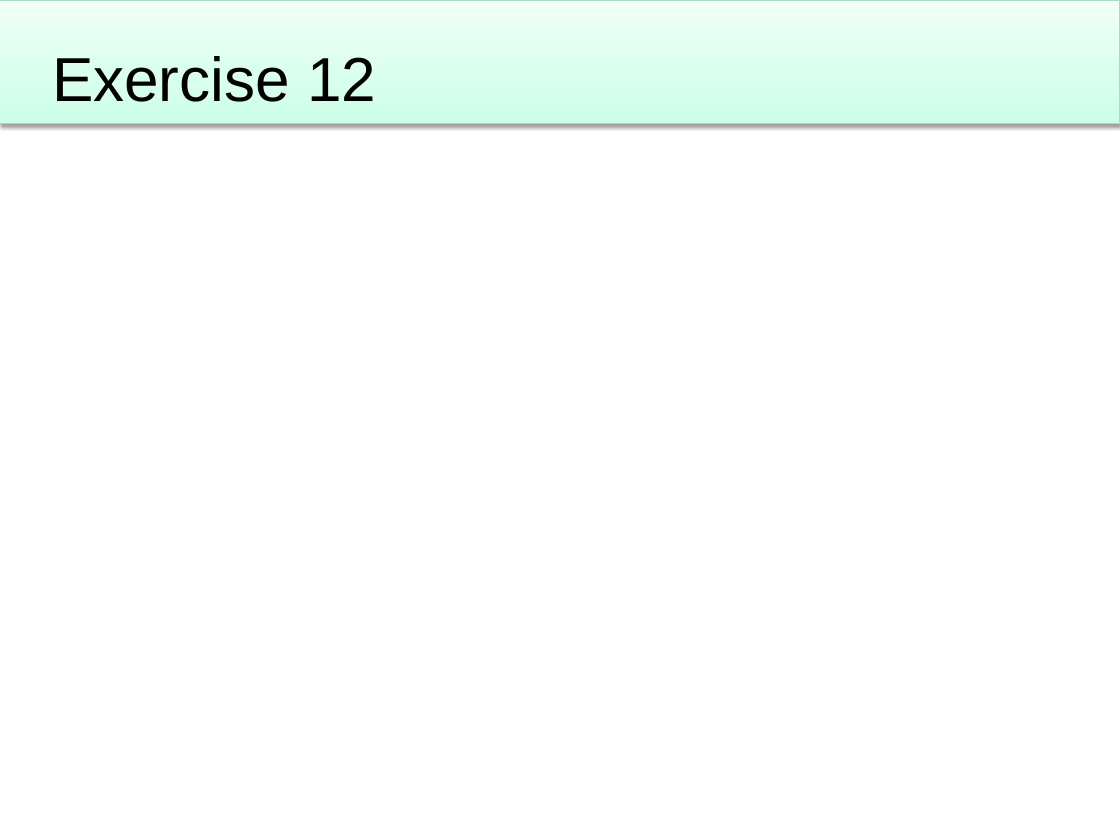
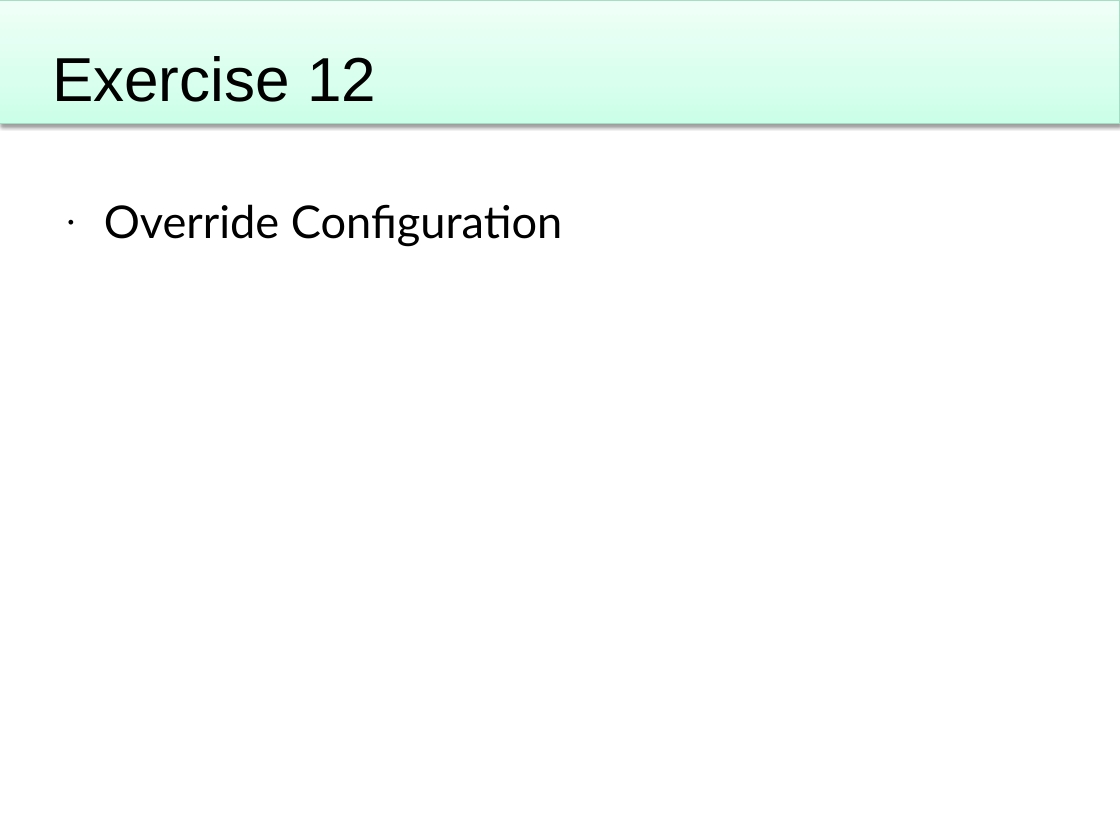
Before and after one commit to Particular/Course.Slides, a slide deck: slide 63 of EnterpriseDevelopmentWithNServiceBus.pptx (slide 65 before the commit). Drawn at 1120x840 pixels with LibreOffice and Linux fonts; fonts in the diff are those of the drawing; background and template pictures are left out. Boxes give left, top, right and bottom in pixels: in the first picture for what was removed or moved away, otherwise in the second. Text is boxed around its words. In the diff, an @@ line names an element or a change of style, - is before the commit and + after.

```diff
--- a/EnterpriseDevelopmentWithNServiceBus.pptx
+++ b/EnterpriseDevelopmentWithNServiceBus.pptx
@@ text added at [104,204,563,247], 32 pt, text #000000 @@
+• Override Configuration
```
Also in this commit, not shown: 11 other slides changed, 2 slides removed, 1 other file.
